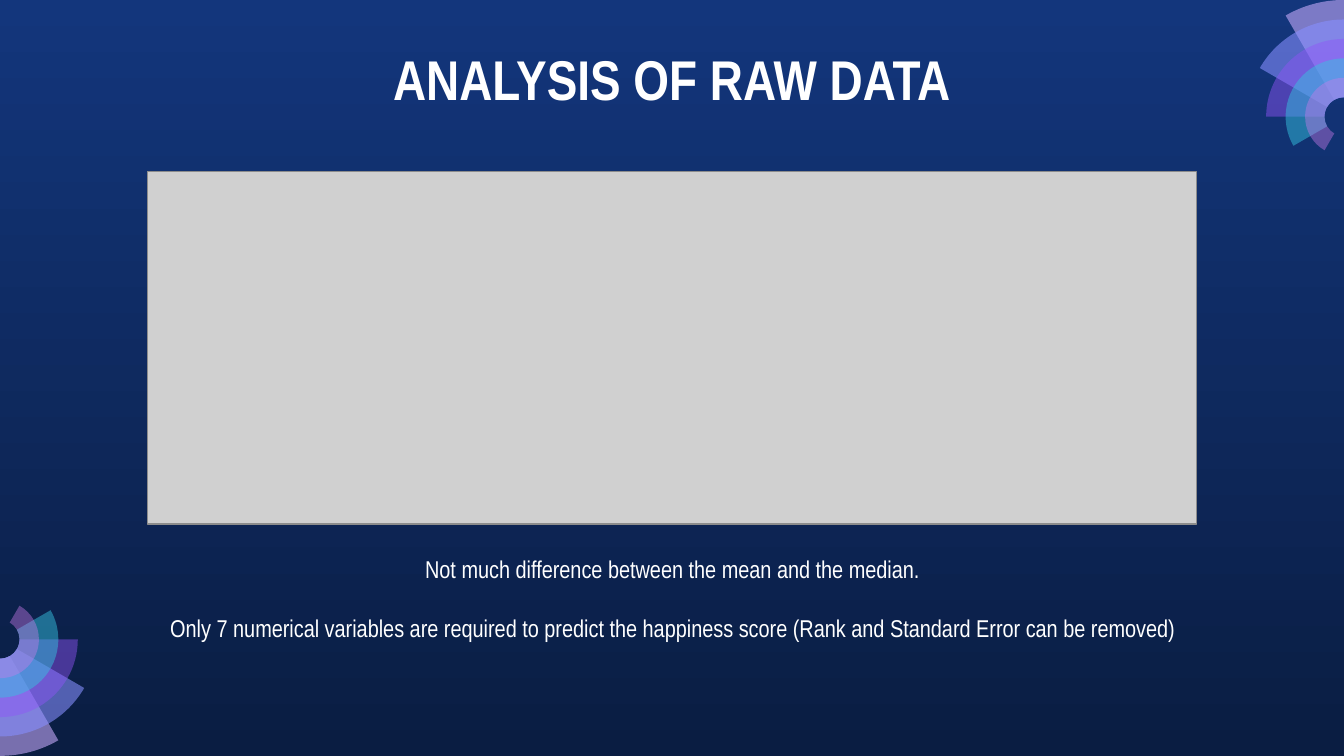
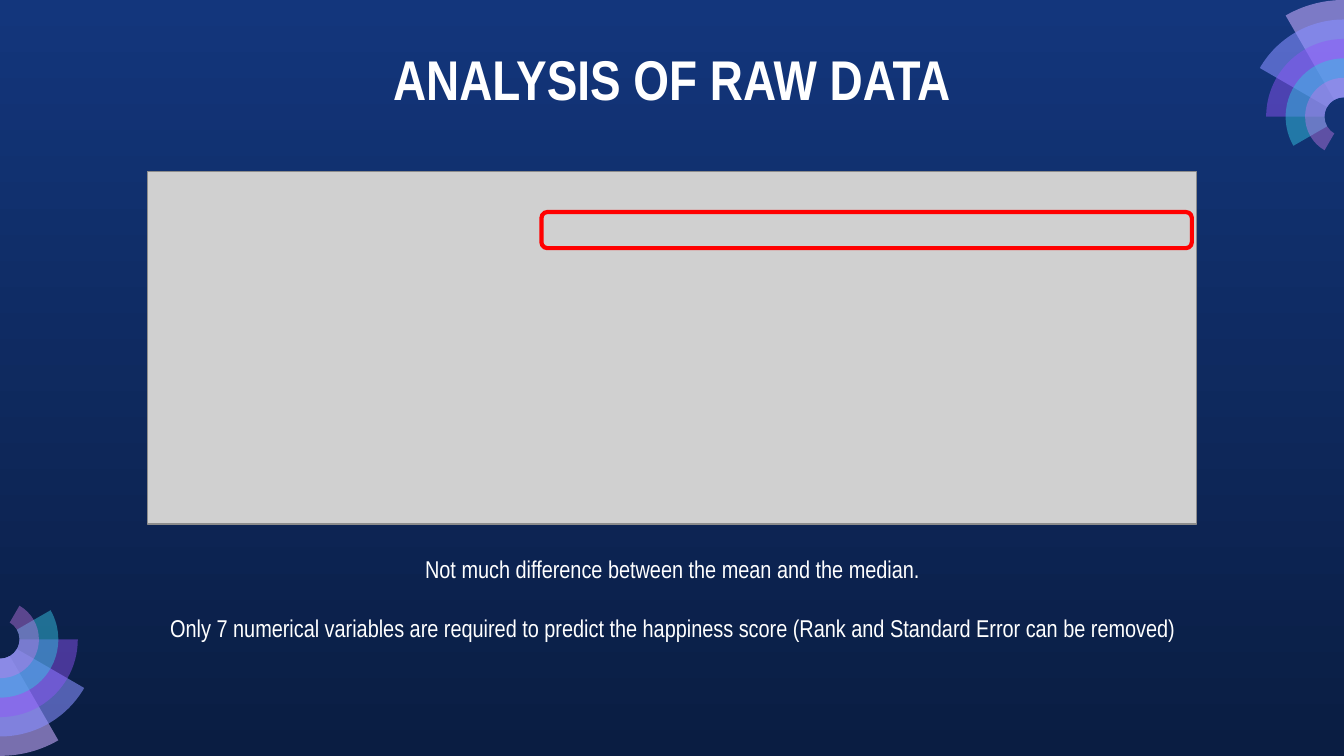
Before and after one commit to xaynezz/1015, a slide deck: slide 9 of SC1015 Mini Project - Understanding Happiness.pptx. Drawn at 1344x756 pixels with LibreOffice and Linux fonts; fonts in the diff are those of the drawing; grey boxes stand for pictures. Boxes give left, top, right and bottom in pixels: in the first picture for what was removed or moved away, otherwise in the second. Text is boxed around its words. In the diff, an @@ line names an element or a change of style, - is before the commit and + after.

```diff
--- a/SC1015 Mini Project - Understanding Happiness.pptx
+++ b/SC1015 Mini Project - Understanding Happiness.pptx
@@ rounded rectangle added at (542, 212, 1192, 249), outline #FF0000 2.25 pt @@
```
Also in this commit, not shown: 7 other slides changed, 1 slide added.
